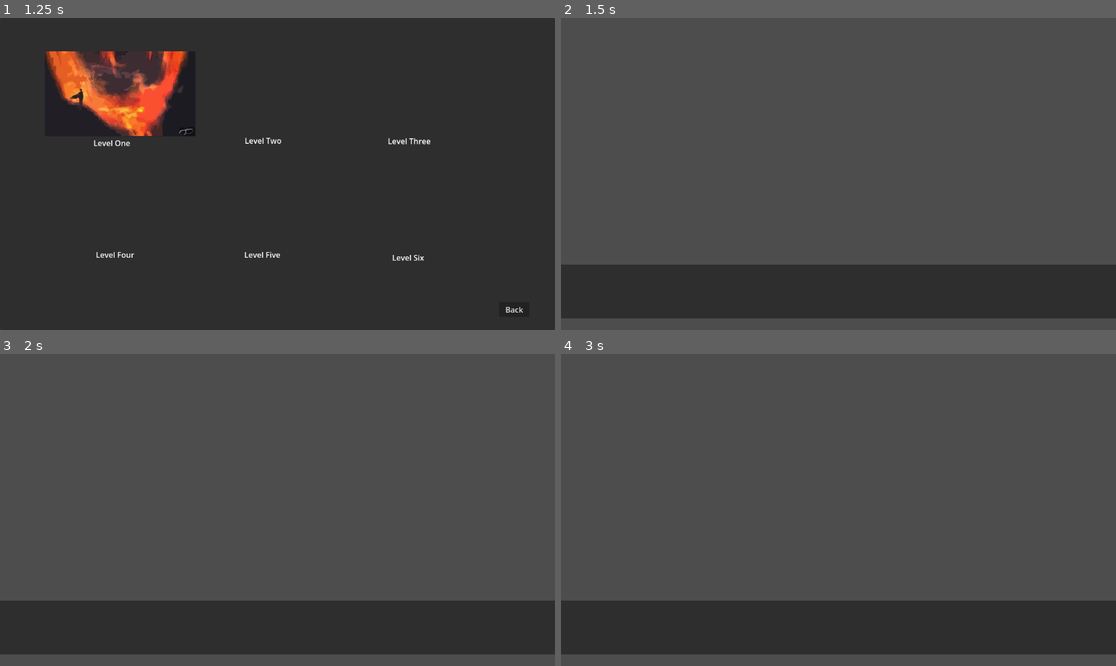
Above: before the commit, frames 1-4 (two rows, left to right).
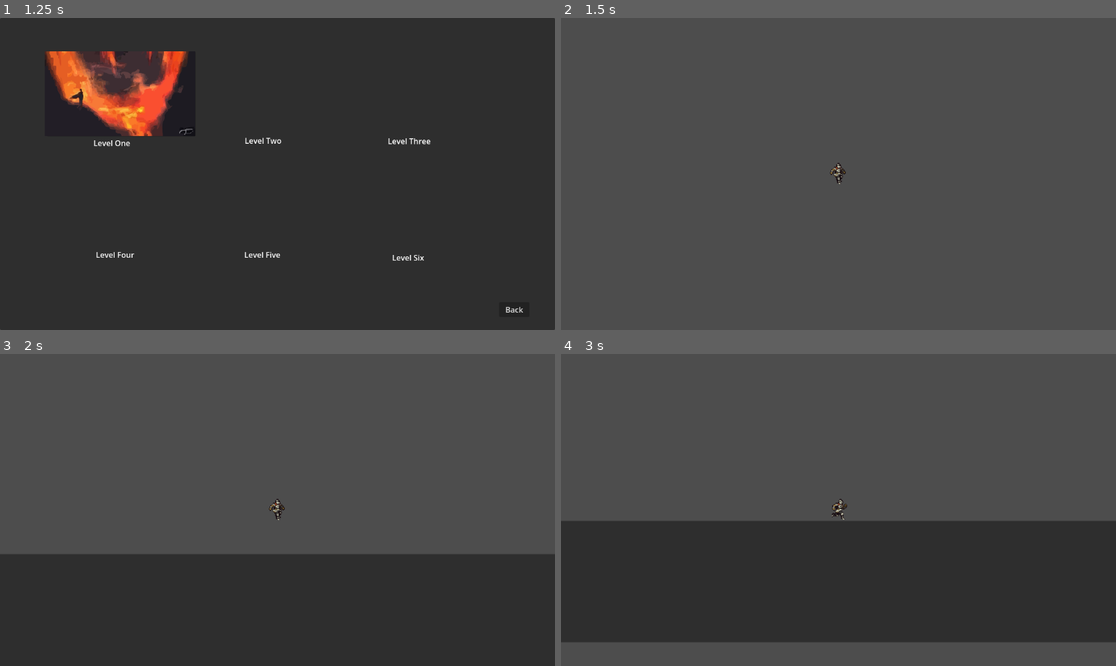
Above: after the commit, the same moments.

Repository: DylGit3/ProjectNexus
Game: Godot game, scene res://Scenes/Global/main.tscn
Same seed, same stepped clock (60 frames per second), same inputs: the game is played once before the commit and once after it.
Inputs (mouse positions are in pixels of both pictures, inside the frame that each line leads up to):
- Up to frame 1 (1.25 s): click "Start Game" at 0.5 s
- Up to frame 2 (1.5 s): click (683, 92) at 1.25 s
- Up to frame 3 (2 s): no input
- Up to frame 4 (3 s): hold Right (ui_right) from 2.03 s (still down); tap Up (ui_up) at 2.1, 2.27, 2.57, 2.85 s

Frame 1 is identical in both runs. In frame 2, 17% of the frame differs, in the area x 0-100%, y 46-97%; in frame 3, 19%; in frame 4, 29%.

Commit message:
made character movements

Diff:
--- a/Scenes/Global/level_selector.tscn
+++ b/Scenes/Global/level_selector.tscn
@@ -23,6 +23,7 @@
 grow_vertical = 2
 
 [node name="LevelOneButton" type="Button" parent="."]
+layout_mode = 0
 offset_left = 97.0
 offset_top = 69.0
 offset_right = 406.0
--- a/Scenes/Levels/level_one.tscn
+++ b/Scenes/Levels/level_one.tscn
@@ -1,7 +1,9 @@
-[gd_scene load_steps=4 format=3 uid="uid://kudjbebxpiyn"]
+[gd_scene load_steps=5 format=3 uid="uid://kudjbebxpiyn"]
+
+[ext_resource type="PackedScene" uid="uid://dd4wg4onyrmqy" path="res://Scenes/Player/Player.tscn" id="1_nnm0t"]
 
 [sub_resource type="RectangleShape2D" id="RectangleShape2D_0f21d"]
-size = Vector2(1280, 197)
+size = Vector2(1280, 194.5)
 
 [sub_resource type="RectangleShape2D" id="RectangleShape2D_ojt6k"]
 size = Vector2(244, 745.25)
@@ -14,7 +16,7 @@
 [node name="StaticBody2D" type="StaticBody2D" parent="."]
 
 [node name="CollisionShape2D" type="CollisionShape2D" parent="StaticBody2D"]
-position = Vector2(600, 616)
+position = Vector2(592, 609.25)
 shape = SubResource("RectangleShape2D_0f21d")
 
 [node name="CollisionShape2D2" type="CollisionShape2D" parent="StaticBody2D"]
@@ -30,3 +32,6 @@
 offset_top = 512.0
 offset_right = 1216.0
 offset_bottom = 624.0
+
+[node name="CharacterBody2D" parent="." instance=ExtResource("1_nnm0t")]
+position = Vector2(392, 248)
--- a/Scenes/Player/Player.tscn
+++ b/Scenes/Player/Player.tscn
@@ -1,29 +1,390 @@
-[gd_scene load_steps=3 format=3 uid="uid://dd4wg4onyrmqy"]
+[gd_scene load_steps=42 format=3 uid="uid://dd4wg4onyrmqy"]
+
+[ext_resource type="Texture2D" uid="uid://bvu2ryb66coqi" path="res://Assets/Unsorted/Charecter stuff/_Hit.png" id="1_6loyd"]
+[ext_resource type="Script" path="res://Scenes/Player/player.gd" id="1_bmdyc"]
+[ext_resource type="Texture2D" uid="uid://csltc6ykhyfg7" path="res://Assets/Unsorted/Charecter stuff/_Idle.png" id="2_2ebnq"]
+[ext_resource type="Texture2D" uid="uid://bok0mr54qttqa" path="res://Assets/Unsorted/Charecter stuff/_Fall.png" id="2_nvcu3"]
+[ext_resource type="Texture2D" uid="uid://d1mqpabbw5fkk" path="res://Assets/Unsorted/Charecter stuff/_Jump.png" id="3_ilnic"]
+[ext_resource type="Texture2D" uid="uid://bb2d0o7b2in3" path="res://Assets/Unsorted/Charecter stuff/_Run.png" id="4_w2x8r"]
 
 [sub_resource type="CapsuleShape2D" id="CapsuleShape2D_x65or"]
+radius = 7.14286
+height = 28.5714
+
+[sub_resource type="AtlasTexture" id="AtlasTexture_x16my"]
+atlas = ExtResource("2_nvcu3")
+region = Rect2(0, 0, 120, 80)
+
+[sub_resource type="AtlasTexture" id="AtlasTexture_5w5bl"]
+atlas = ExtResource("2_nvcu3")
+region = Rect2(120, 0, 120, 80)
+
+[sub_resource type="AtlasTexture" id="AtlasTexture_hss05"]
+atlas = ExtResource("2_nvcu3")
+region = Rect2(240, 0, 120, 80)
+
+[sub_resource type="AtlasTexture" id="AtlasTexture_5cgxd"]
+atlas = ExtResource("2_2ebnq")
+region = Rect2(0, 0, 120, 80)
+
+[sub_resource type="AtlasTexture" id="AtlasTexture_g8rk0"]
+atlas = ExtResource("2_2ebnq")
+region = Rect2(120, 0, 120, 80)
+
+[sub_resource type="AtlasTexture" id="AtlasTexture_un1bi"]
+atlas = ExtResource("2_2ebnq")
+region = Rect2(240, 0, 120, 80)
+
+[sub_resource type="AtlasTexture" id="AtlasTexture_076i3"]
+atlas = ExtResource("2_2ebnq")
+region = Rect2(360, 0, 120, 80)
+
+[sub_resource type="AtlasTexture" id="AtlasTexture_be26e"]
+atlas = ExtResource("2_2ebnq")
+region = Rect2(480, 0, 120, 80)
+
+[sub_resource type="AtlasTexture" id="AtlasTexture_06ywg"]
+atlas = ExtResource("2_2ebnq")
+region = Rect2(600, 0, 120, 80)
+
+[sub_resource type="AtlasTexture" id="AtlasTexture_2tg8e"]
+atlas = ExtResource("2_2ebnq")
+region = Rect2(720, 0, 120, 80)
+
+[sub_resource type="AtlasTexture" id="AtlasTexture_2qd8b"]
+atlas = ExtResource("2_2ebnq")
+region = Rect2(840, 0, 120, 80)
+
+[sub_resource type="AtlasTexture" id="AtlasTexture_g667s"]
+atlas = ExtResource("2_2ebnq")
+region = Rect2(960, 0, 120, 80)
+
+[sub_resource type="AtlasTexture" id="AtlasTexture_1fnfv"]
+atlas = ExtResource("2_2ebnq")
+region = Rect2(1080, 0, 120, 80)
+
+[sub_resource type="AtlasTexture" id="AtlasTexture_hhwx6"]
+atlas = ExtResource("3_ilnic")
+region = Rect2(0, 0, 120, 80)
+
+[sub_resource type="AtlasTexture" id="AtlasTexture_4xlfj"]
+atlas = ExtResource("3_ilnic")
+region = Rect2(120, 0, 120, 80)
+
+[sub_resource type="AtlasTexture" id="AtlasTexture_hsqsd"]
+atlas = ExtResource("3_ilnic")
+region = Rect2(240, 0, 120, 80)
+
+[sub_resource type="AtlasTexture" id="AtlasTexture_rjvwk"]
+atlas = ExtResource("4_w2x8r")
+region = Rect2(0, 0, 120, 80)
+
+[sub_resource type="AtlasTexture" id="AtlasTexture_wy7w7"]
+atlas = ExtResource("4_w2x8r")
+region = Rect2(120, 0, 120, 80)
+
+[sub_resource type="AtlasTexture" id="AtlasTexture_fml81"]
+atlas = ExtResource("4_w2x8r")
+region = Rect2(240, 0, 120, 80)
+
+[sub_resource type="AtlasTexture" id="AtlasTexture_5jg5i"]
+atlas = ExtResource("4_w2x8r")
+region = Rect2(360, 0, 120, 80)
+
+[sub_resource type="AtlasTexture" id="AtlasTexture_utw7h"]
+atlas = ExtResource("4_w2x8r")
+region = Rect2(480, 0, 120, 80)
+
+[sub_resource type="AtlasTexture" id="AtlasTexture_rkqma"]
+atlas = ExtResource("4_w2x8r")
+region = Rect2(600, 0, 120, 80)
+
+[sub_resource type="AtlasTexture" id="AtlasTexture_nqq1e"]
+atlas = ExtResource("4_w2x8r")
+region = Rect2(720, 0, 120, 80)
+
+[sub_resource type="AtlasTexture" id="AtlasTexture_xr4e7"]
+atlas = ExtResource("4_w2x8r")
+region = Rect2(840, 0, 120, 80)
+
+[sub_resource type="AtlasTexture" id="AtlasTexture_jfekr"]
+atlas = ExtResource("4_w2x8r")
+region = Rect2(960, 0, 120, 80)
+
+[sub_resource type="AtlasTexture" id="AtlasTexture_ova0j"]
+atlas = ExtResource("4_w2x8r")
+region = Rect2(1080, 0, 120, 80)
 
 [sub_resource type="SpriteFrames" id="SpriteFrames_gyoaf"]
 animations = [{
-"frames": [],
+"frames": [{
+"duration": 1.0,
+"texture": SubResource("AtlasTexture_x16my")
+}, {
+"duration": 1.0,
+"texture": SubResource("AtlasTexture_5w5bl")
+}, {
+"duration": 1.0,
+"texture": SubResource("AtlasTexture_hss05")
+}],
+"loop": true,
+"name": &"Fall",
+"speed": 5.0
+}, {
+"frames": [{
+"duration": 1.0,
+"texture": ExtResource("1_6loyd")
+}],
+"loop": true,
+"name": &"Hurt",
+"speed": 5.0
+}, {
+"frames": [{
+"duration": 1.0,
+"texture": SubResource("AtlasTexture_5cgxd")
+}, {
+"duration": 1.0,
+"texture": SubResource("AtlasTexture_g8rk0")
+}, {
+"duration": 1.0,
+"texture": SubResource("AtlasTexture_un1bi")
+}, {
+"duration": 1.0,
+"texture": SubResource("AtlasTexture_076i3")
+}, {
+"duration": 1.0,
+"texture": SubResource("AtlasTexture_be26e")
+}, {
+"duration": 1.0,
+"texture": SubResource("AtlasTexture_06ywg")
+}, {
+"duration": 1.0,
+"texture": SubResource("AtlasTexture_2tg8e")
+}, {
+"duration": 1.0,
+"texture": SubResource("AtlasTexture_2qd8b")
+}, {
+"duration": 1.0,
+"texture": SubResource("AtlasTexture_g667s")
+}, {
+"duration": 1.0,
+"texture": SubResource("AtlasTexture_1fnfv")
+}],
+"loop": true,
+"name": &"Idle",
+"speed": 5.0
+}, {
+"frames": [{
+"duration": 1.0,
+"texture": SubResource("AtlasTexture_hhwx6")
+}, {
+"duration": 1.0,
+"texture": SubResource("AtlasTexture_4xlfj")
+}, {
+"duration": 1.0,
+"texture": SubResource("AtlasTexture_hsqsd")
+}],
 "loop": true,
 "name": &"Jump",
 "speed": 5.0
 }, {
-"frames": [],
+"frames": [{
+"duration": 1.0,
+"texture": SubResource("AtlasTexture_rjvwk")
+}, {
+"duration": 1.0,
+"texture": SubResource("AtlasTexture_wy7w7")
+}, {
+"duration": 1.0,
+"texture": SubResource("AtlasTexture_fml81")
+}, {
+"duration": 1.0,
+"texture": SubResource("AtlasTexture_5jg5i")
+}, {
+"duration": 1.0,
+"texture": SubResource("AtlasTexture_utw7h")
+}, {
+"duration": 1.0,
+"texture": SubResource("AtlasTexture_rkqma")
+}, {
+"duration": 1.0,
+"texture": SubResource("AtlasTexture_nqq1e")
+}, {
+"duration": 1.0,
+"texture": SubResource("AtlasTexture_xr4e7")
+}, {
+"duration": 1.0,
+"texture": SubResource("AtlasTexture_jfekr")
+}, {
+"duration": 1.0,
+"texture": SubResource("AtlasTexture_ova0j")
+}],
 "loop": true,
 "name": &"Run",
 "speed": 5.0
 }]
 
+[sub_resource type="Animation" id="Animation_5rkqj"]
+resource_name = "Idle"
+loop_mode = 1
+tracks/0/type = "value"
+tracks/0/imported = false
+tracks/0/enabled = true
+tracks/0/path = NodePath("AnimatedSprite2D:animation")
+tracks/0/interp = 1
+tracks/0/loop_wrap = true
+tracks/0/keys = {
+"times": PackedFloat32Array(0),
+"transitions": PackedFloat32Array(1),
+"update": 1,
+"values": [&"Idle"]
+}
+tracks/1/type = "value"
+tracks/1/imported = false
+tracks/1/enabled = true
+tracks/1/path = NodePath("AnimatedSprite2D:frame")
+tracks/1/interp = 1
+tracks/1/loop_wrap = true
+tracks/1/keys = {
+"times": PackedFloat32Array(0, 0.1, 0.2, 0.3, 0.4, 0.5, 0.6, 0.7, 0.8, 0.9),
+"transitions": PackedFloat32Array(1, 1, 1, 1, 1, 1, 1, 1, 1, 1),
+"update": 1,
+"values": [0, 1, 2, 3, 4, 5, 6, 7, 8, 9]
+}
+
+[sub_resource type="Animation" id="Animation_vn7pw"]
+resource_name = "Run"
+loop_mode = 1
+tracks/0/type = "value"
+tracks/0/imported = false
+tracks/0/enabled = true
+tracks/0/path = NodePath("AnimatedSprite2D:animation")
+tracks/0/interp = 1
+tracks/0/loop_wrap = true
+tracks/0/keys = {
+"times": PackedFloat32Array(0),
+"transitions": PackedFloat32Array(1),
+"update": 1,
+"values": [&"Run"]
+}
+tracks/1/type = "value"
+tracks/1/imported = false
+tracks/1/enabled = true
+tracks/1/path = NodePath("AnimatedSprite2D:frame")
+tracks/1/interp = 1
+tracks/1/loop_wrap = true
+tracks/1/keys = {
+"times": PackedFloat32Array(0, 0.1, 0.2, 0.3, 0.4, 0.5, 0.6, 0.7, 0.8, 0.9),
+"transitions": PackedFloat32Array(1, 1, 1, 1, 1, 1, 1, 1, 1, 1),
+"update": 1,
+"values": [0, 1, 2, 3, 4, 5, 6, 7, 8, 9]
+}
+
+[sub_resource type="Animation" id="Animation_aef5a"]
+resource_name = "Hurt"
+
+[sub_resource type="Animation" id="Animation_2tulb"]
+length = 0.001
+tracks/0/type = "value"
+tracks/0/imported = false
+tracks/0/enabled = true
+tracks/0/path = NodePath("AnimatedSprite2D:frame")
+tracks/0/interp = 1
+tracks/0/loop_wrap = true
+tracks/0/keys = {
+"times": PackedFloat32Array(0),
+"transitions": PackedFloat32Array(1),
+"update": 1,
+"values": [0]
+}
+
+[sub_resource type="Animation" id="Animation_y8skv"]
+resource_name = "Jump"
+length = 0.3
+loop_mode = 1
+tracks/0/type = "value"
+tracks/0/imported = false
+tracks/0/enabled = true
+tracks/0/path = NodePath("AnimatedSprite2D:animation")
+tracks/0/interp = 1
+tracks/0/loop_wrap = true
+tracks/0/keys = {
+"times": PackedFloat32Array(0),
+"transitions": PackedFloat32Array(1),
+"update": 1,
+"values": [&"Jump"]
+}
+tracks/1/type = "value"
+tracks/1/imported = false
+tracks/1/enabled = true
+tracks/1/path = NodePath("AnimatedSprite2D:frame")
+tracks/1/interp = 1
+tracks/1/loop_wrap = true
+tracks/1/keys = {
+"times": PackedFloat32Array(0, 0.1, 0.2),
+"transitions": PackedFloat32Array(1, 1, 1),
+"update": 1,
+"values": [0, 1, 2]
+}
+
+[sub_resource type="Animation" id="Animation_amd3k"]
+resource_name = "Fall"
+length = 0.3
+loop_mode = 1
+tracks/0/type = "value"
+tracks/0/imported = false
+tracks/0/enabled = true
+tracks/0/path = NodePath("AnimatedSprite2D:animation")
+tracks/0/interp = 1
+tracks/0/loop_wrap = true
+tracks/0/keys = {
+"times": PackedFloat32Array(0),
+"transitions": PackedFloat32Array(1),
+"update": 1,
+"values": [&"Fall"]
+}
+tracks/1/type = "value"
+tracks/1/imported = false
+tracks/1/enabled = true
+tracks/1/path = NodePath("AnimatedSprite2D:frame")
+tracks/1/interp = 1
+tracks/1/loop_wrap = true
+tracks/1/keys = {
+"times": PackedFloat32Array(0, 0.1, 0.2),
+"transitions": PackedFloat32Array(1, 1, 1),
+"update": 1,
+"values": [0, 1, 2]
+}
+
+[sub_resource type="AnimationLibrary" id="AnimationLibrary_03pur"]
+_data = {
+"Fall": SubResource("Animation_amd3k"),
+"Hurt": SubResource("Animation_aef5a"),
+"Idle": SubResource("Animation_5rkqj"),
+"Jump": SubResource("Animation_y8skv"),
+"RESET": SubResource("Animation_2tulb"),
+"Run": SubResource("Animation_vn7pw")
+}
+
 [node name="CharacterBody2D" type="CharacterBody2D"]
+script = ExtResource("1_bmdyc")
 
 [node name="CollisionShape2D" type="CollisionShape2D" parent="."]
 scale = Vector2(0.7, 0.7)
 shape = SubResource("CapsuleShape2D_x65or")
 
 [node name="AnimatedSprite2D" type="AnimatedSprite2D" parent="."]
-position = Vector2(2.195, -11.495)
+position = Vector2(2.54895, -11.0231)
 rotation = 0.00839692
-scale = Vector2(0.5, 0.5)
+scale = Vector2(0.505965, 0.511724)
 sprite_frames = SubResource("SpriteFrames_gyoaf")
-animation = &"Jump"
+animation = &"Idle"
+
+[node name="Camera2D" type="Camera2D" parent="."]
+zoom = Vector2(2.25, 2.25)
+
+[node name="AnimationPlayer" type="AnimationPlayer" parent="."]
+libraries = {
+"": SubResource("AnimationLibrary_03pur")
+}
+autoplay = "Idle"
--- /dev/null
+++ b/Scenes/Player/player.gd
@@ -0,0 +1,38 @@
+extends CharacterBody2D
+
+
+const SPEED = 300.0
+const JUMP_VELOCITY = -400.0
+
+var gravity = ProjectSettings.get_setting("physics/2d/default_gravity")
+@onready var anim = get_node("AnimationPlayer")
+
+
+func _physics_process(delta: float):
+	# Add the gravity.
+	if not is_on_floor():
+		velocity.y += gravity * delta
+
+	# Handle jump.
+	if Input.is_action_just_pressed("ui_up") and is_on_floor():
+		velocity.y = JUMP_VELOCITY
+		anim.play("Jump")
+
+	# Get the input direction and handle the movement/deceleration.
+	# As good practice, you should replace UI actions with custom gameplay actions.
+	var direction = Input.get_axis("ui_left", "ui_right")
+	if direction == -1:
+		get_node("AnimatedSprite2D").flip_h = true
+	elif direction == 1:
+		get_node("AnimatedSprite2D").flip_h = false
+	if direction:
+		velocity.x = direction * SPEED
+		if velocity.y == 0:
+			anim.play("Run")
+	else:
+		velocity.x = move_toward(velocity.x, 0, SPEED)
+		anim.play("Idle")
+	if velocity.y > 0:
+		anim.play("Fall")
+
+	move_and_slide()
--- a/Scripts/level_selector.gd
+++ b/Scripts/level_selector.gd
@@ -12,9 +12,9 @@
 
 
 func _on_button_pressed():
-	MenuMusic.play()
 	get_tree().change_scene_to_file("res://Scenes/Global/main.tscn")
 
 
 func _on_level_one_button_pressed() -> void:
+	MenuMusic.stop()
 	get_tree().change_scene_to_file("res://Scenes/Levels/level_one.tscn")
--- a/Scripts/main_menu.gd
+++ b/Scripts/main_menu.gd
@@ -9,7 +9,6 @@
 	pass
 
 func _on_start_pressed() -> void:
-	MenuMusic.stop()
 	get_tree().change_scene_to_file("res://Scenes/Global/level_selector.tscn")
 
 func _on_options_pressed() -> void:
Binary file added: Assets/Unsorted/Charecter stuff/_Fall.png
Not shown, added: Assets/Unsorted/Charecter stuff/_Fall.png.import
Binary file added: Assets/Unsorted/Charecter stuff/_Hit.png
Not shown, added: Assets/Unsorted/Charecter stuff/_Hit.png.import
Binary file added: Assets/Unsorted/Charecter stuff/_Idle.png
Not shown, added: Assets/Unsorted/Charecter stuff/_Idle.png.import
Binary file added: Assets/Unsorted/Charecter stuff/_Jump.png
Not shown, added: Assets/Unsorted/Charecter stuff/_Jump.png.import
Binary file added: Assets/Unsorted/Charecter stuff/_Run.png
Not shown, added: Assets/Unsorted/Charecter stuff/_Run.png.import
